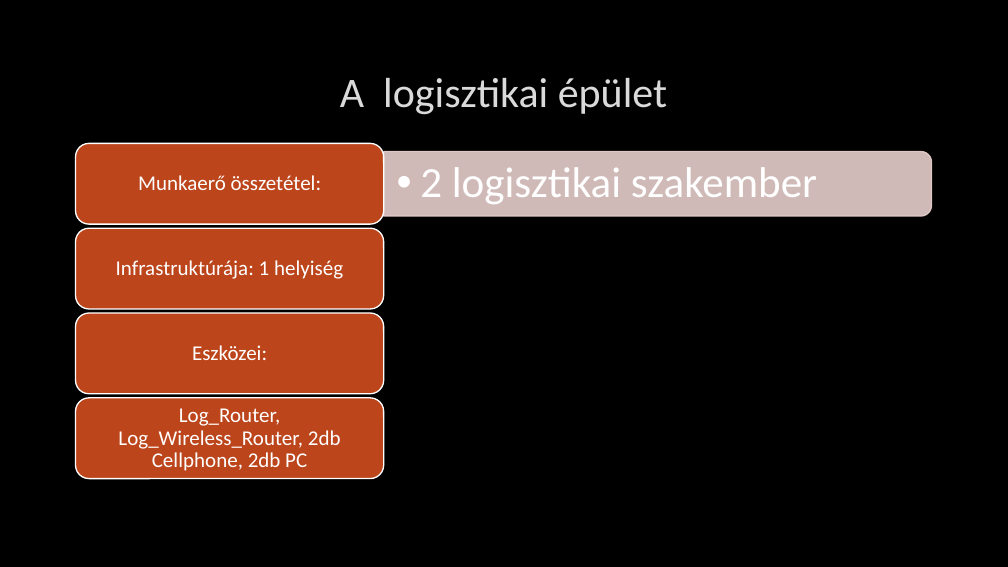
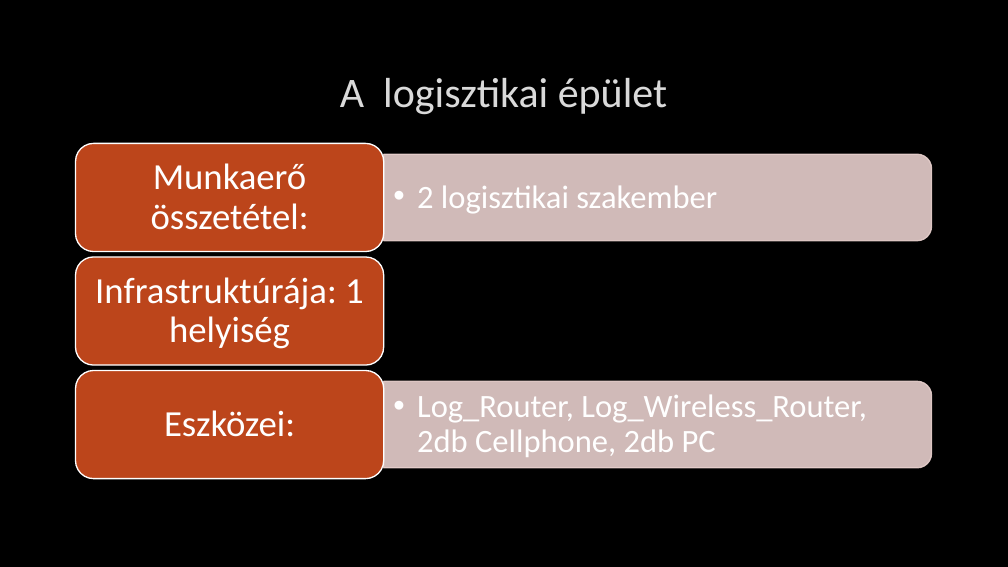
Before and after one commit to lacikartik88/IKT-projektmunka-II, a slide deck: slide 18 of Védéshez.pptx (slide 17 before the commit). Drawn at 1008x567 pixels with LibreOffice and Linux fonts; fonts in the diff are those of the drawing; background and template pictures are left out. Boxes give left, top, right and bottom in pixels: in the first picture for what was removed or moved away, otherwise in the second. Text is boxed around its words. In the diff, an @@ line names an element or a change of style, - is before the commit and + after.

```diff
--- a/Védéshez.pptx
+++ b/Védéshez.pptx
@@ rounded rectangle: place and size @@
-rounded rectangle at (76, 144, 384, 225)
+rounded rectangle at (76, 144, 384, 252)
@@ text "2 logisztikai szakember" at (417, 185, 717, 213): size 41 to 31 pt; less space between paragraphs @@
@@ round same rect: place and size @@
-round same rect at (383, 152, 932, 216)
+round same rect at (384, 155, 932, 241)
@@ rounded rectangle removed at (76, 228, 384, 309) @@
@@ rounded rectangle: place and size @@
-rounded rectangle at (76, 313, 384, 394)
+rounded rectangle at (76, 257, 384, 365)
@@ text "Infrastruktúrája: 1 helyiség": place and size @@
-text "Infrastruktúrája: 1 helyiség" at (116, 260, 343, 279)
+text "Infrastruktúrája: 1 helyiség" at (95, 277, 364, 349)
@@ rounded rectangle: place and size @@
-rounded rectangle at (76, 398, 384, 479)
+rounded rectangle at (76, 371, 384, 479)
@@ size 20 to 35 pt; more space between paragraphs in 3 elements at (151, 163, 309, 230), (95, 277, 364, 349), (164, 410, 295, 437) @@
@@ text "Eszközei:": place and size @@
-text "Eszközei:" at (192, 345, 267, 360)
+text "Eszközei:" at (164, 410, 295, 437)
@@ text "Log_Router, Log_Wireless_Router, 2db Cellphone, 2db ...": place and size @@
-text "Log_Router, Log_Wireless_Router, 2db Cellphone, 2db ..." at (118, 408, 341, 471)
+text "Log_Router, Log_Wireless_Router, 2db Cellphone, 2db ..." at (417, 394, 867, 457)
@@ text "Log_Router, Log_Wireless_Router, 2db Cellphone, 2db ..." at (417, 394, 867, 457): size 20 to 31 pt; alignment centre to left; bullet none to •; list level 1 to 2 in "Log_Router, Log_Wireless_Router, 2db Cellphone, 2db ..." @@
@@ round same rect added at (384, 381, 932, 468), fill #E7CFCD at 90% opacity, outline #E7CFCD 1.25 pt @@
```
Also in this commit, not shown: 6 other slides changed, 3 slides added.
